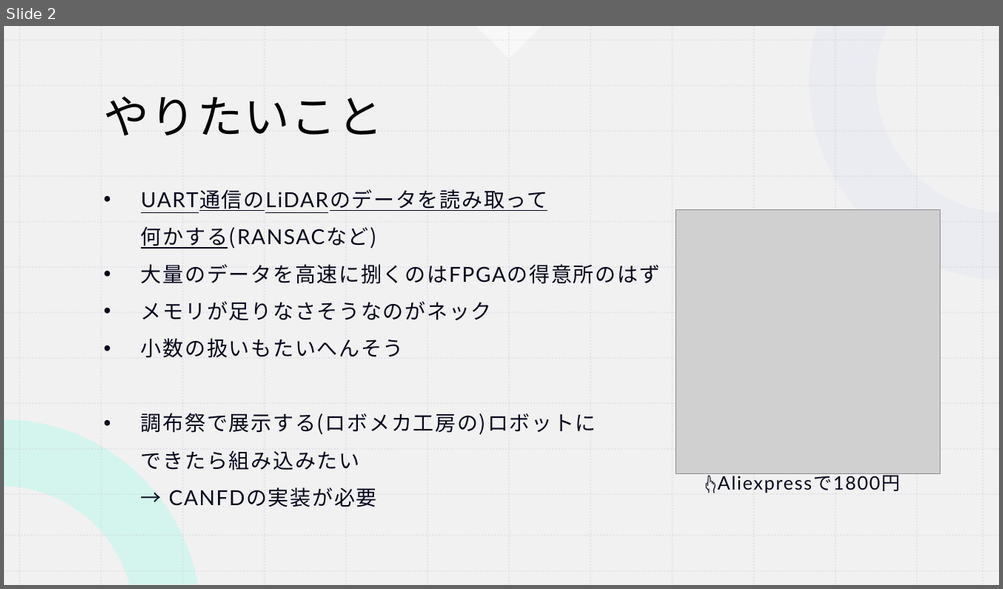
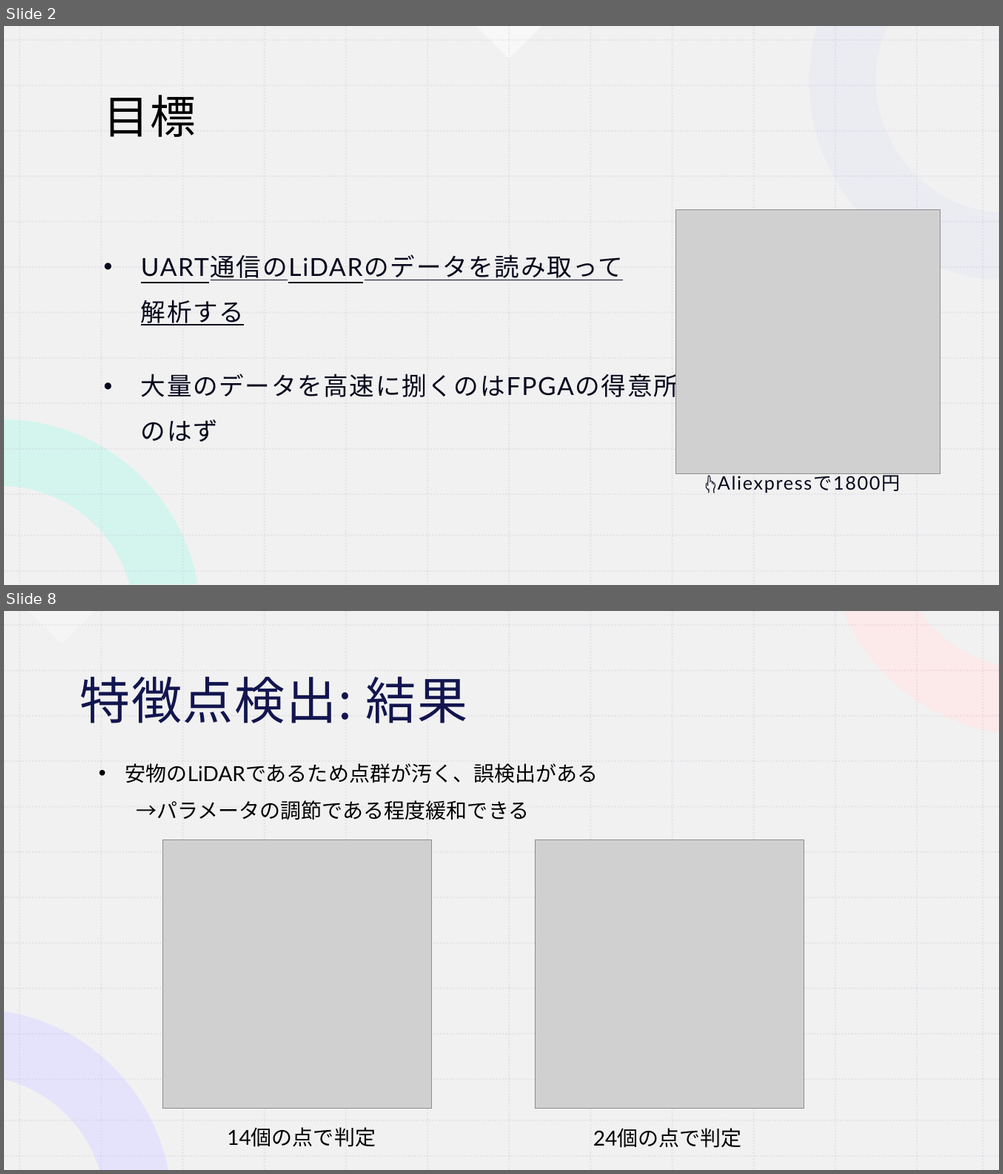
Before and after one commit to koki0517/KOBO_FPGA, a slide deck: 前期最終発表.pptx. Shown one above the other, each under a label of ours: slide 2 before the commit, slides 2 and 8 after it; the slides between them are not shown. The pictures are 1003x589 and 1003x1174 pixels, drawn with LibreOffice and Linux fonts; fonts in the diff are those of the drawing; grey boxes stand for pictures. Boxes give left, top, right and bottom in pixels: in the first picture for what was removed or moved away, otherwise in the second. Text is boxed around its words. In the diff, an @@ line names an element or a change of style, - is before the commit and + after.

```diff
--- a/前期最終発表.pptx
+++ b/前期最終発表.pptx
@@ slide 8 added at box(4, 611, 999, 1170), background #FFFFFF; not listed: 28 template elements that a slide beside it also shows @@
@@ rectangle added at box(4, 611, 999, 1170), fill #FFFFFF @@
@@ rectangle added at box(4, 611, 999, 1170), fill #EEEEEE at 80% opacity @@
@@ right triangle added at box(28, 611, 94, 644), fill #FFFFFF at 30% opacity @@
@@ freeform shape added at box(655, 611, 999, 746), fill #AAA1FE at 50% opacity @@
@@ freeform shape added at box(843, 611, 999, 732), fill #FFE7E7 at 80% opacity @@
@@ title added at box(79, 676, 468, 723), 48.6 pt, text #12154E @@
+特徴点検出: 結果
@@ text added at box(125, 763, 598, 820), 20 pt, text #000000 @@
+• 安物のLiDARであるため点群が汚く、誤検出がある
+  →パラメータの調節である程度緩和できる
@@ picture added at box(162, 840, 431, 1109) @@
@@ picture added at box(535, 840, 804, 1109) @@
@@ freeform shape added at box(4, 1020, 232, 1170), fill #220BFD at 20% opacity @@
@@ freeform shape added at box(4, 1011, 168, 1170), fill #E3E0FF at 80% opacity @@
@@ group added at box(4, 611, 999, 1170): 26 lines @@
@@ group added at box(4, 611, 999, 1170): 26 lines @@
@@ group added at box(4, 611, 999, 1170): 26 lines @@
@@ group added at box(4, 611, 999, 1170): 26 lines @@
@@ text added at box(227, 1128, 375, 1147), 20 pt, text #000000 @@
+14個の点で判定
@@ text added at box(593, 1128, 742, 1148), 20 pt, text #000000 @@
+24個の点で判定
@@ slide 2 changed as well @@
@@ title at box(104, 95, 196, 137): text changed @@
-やりたいこと
+目標
@@ text at box(141, 255, 678, 442): text changed; size 20 to 24 pt @@
-• UART通信のLiDARのデータを読み取って
-  何かする(RANSACなど)
-• 大量のデータを高速に捌くのはFPGAの得意所のはず
-• メモリが足りなさそうなのがネック
-• 小数の扱いもたいへんそう
-• 調布祭で展示する(ロボメカ工房の)ロボットに
-  できたら組み込みたい
-  → CANFDの実装が必要
+• UART通信のLiDARのデータを読み取って
+  解析する
+• 大量のデータを高速に捌くのはFPGAの得意所
+  のはず
```
Also in this commit, not shown: 6 other slides changed, 2 other slides added, 2 slides removed, 11 other files.
